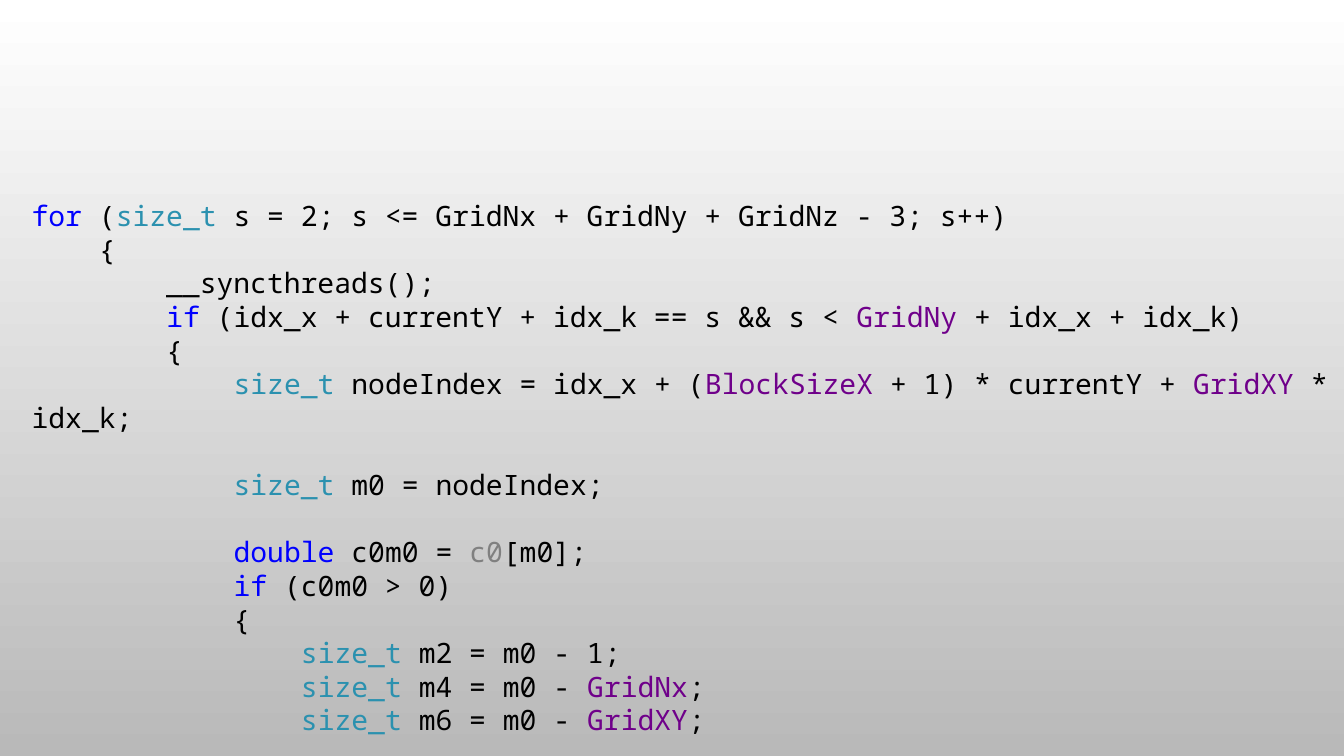
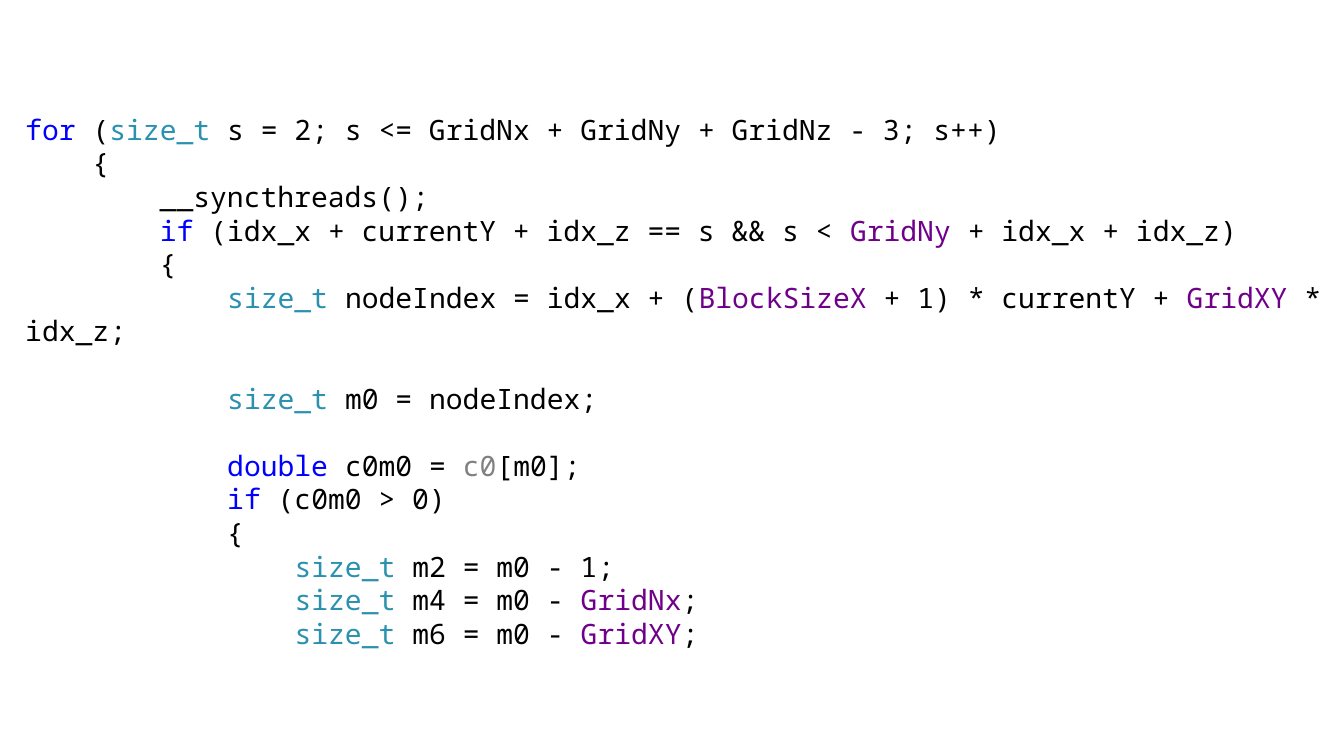
Before and after one commit to LitvinovVN/CudaLearning, a slide deck: slide 8 of _09_PtmConvTest/ptm conveyor.pptx (slide 7 before the commit). Drawn at 1344x756 pixels with LibreOffice and Linux fonts; fonts in the diff are those of the drawing; background and template pictures are left out. Boxes give left, top, right and bottom in pixels: in the first picture for what was removed or moved away, otherwise in the second. Text is boxed around its words. In the diff, an @@ line names an element or a change of style, - is before the commit and + after.

```diff
--- a/_09_PtmConvTest/ptm conveyor.pptx
+++ b/_09_PtmConvTest/ptm conveyor.pptx
@@ background picture (left out) to #FFFFFF @@
@@ text "for (size_t s = 2; ...": place and size @@
-text "for (size_t s = 2; ..." at [32, 204, 1294, 735]
+text "for (size_t s = 2; ..." at [25, 118, 1288, 649]
@@ text at [160, 219, 1237, 248]: text changed @@
-if (idx_x + currentY + idx_k == s && s < GridNy + idx_x + idx_k)
+if (idx_x + currentY + idx_z == s && s < GridNy + idx_x + idx_z)
@@ text at [25, 286, 1288, 346]: text changed @@
-size_t nodeIndex = idx_x + (BlockSizeX + 1) * currentY + GridXY * idx_k;
+size_t nodeIndex = idx_x + (BlockSizeX + 1) * currentY + GridXY * idx_z;
```
Also in this commit, not shown: 7 other slides changed, 3 slides added, 1 slide removed, 1 other file.
